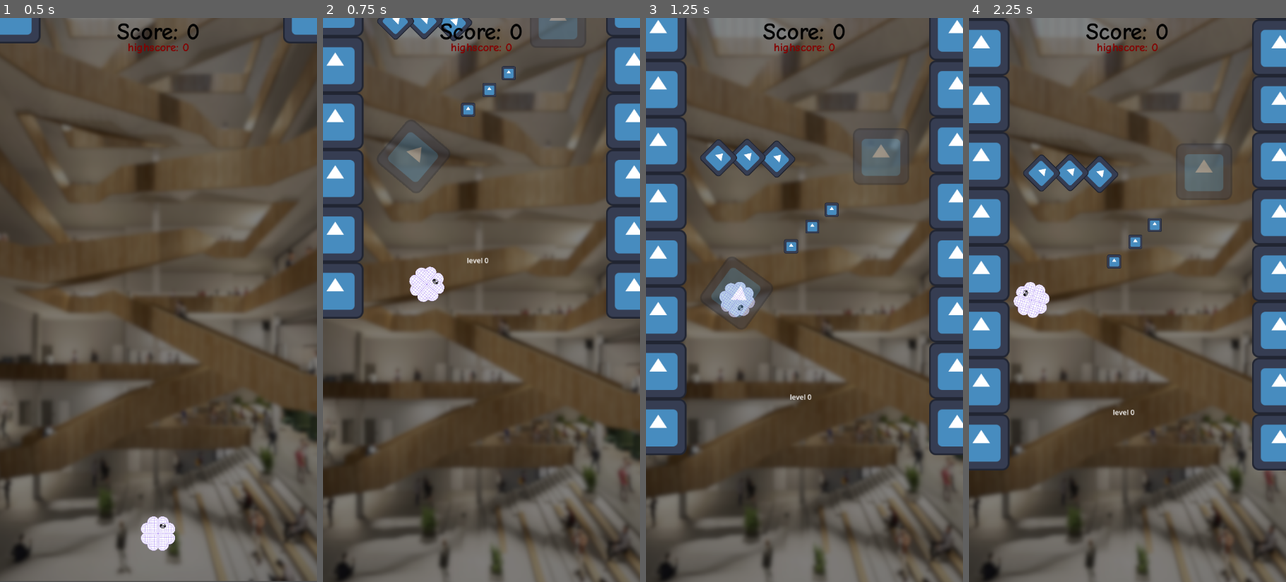
Above: before the commit, frames 1-4 (left to right).
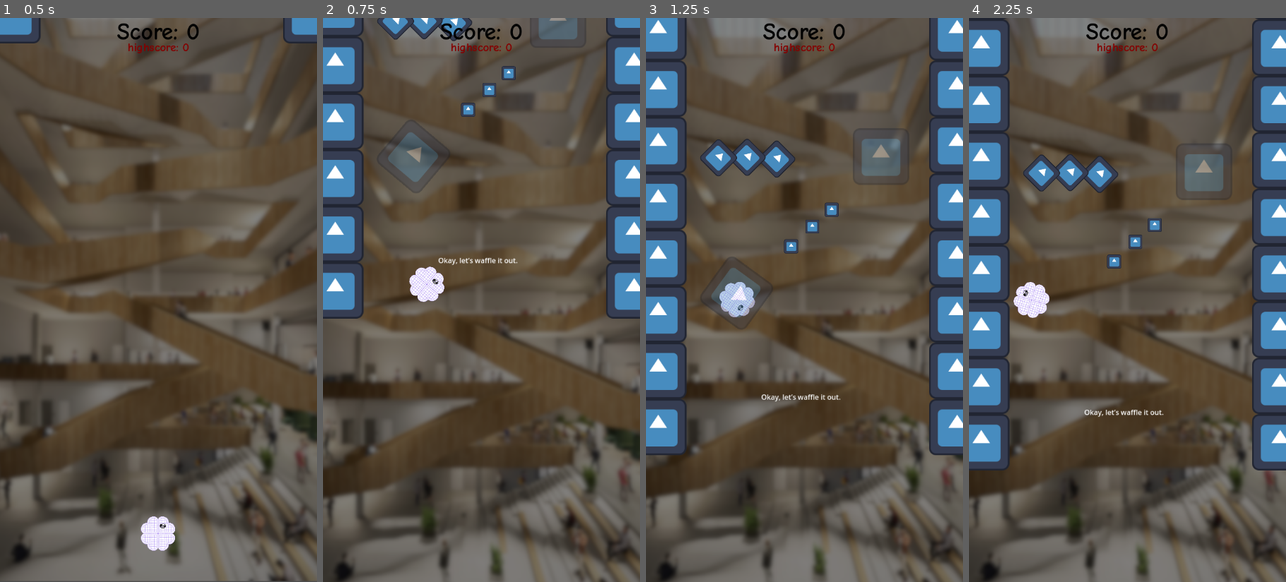
Above: after the commit, the same moments.

Repository: Slideshow776/GGJ2025
Game: Godot game, scene res://scenes/game.tscn
The game is run twice, just before and just after one commit, with the same random seed, the same clock (stepped at 60 frames per second) and the same inputs. The engine's default icon, where the game draws it, is replaced by a stand-in: a white triangle on a blue panel in a dark square.
Inputs (mouse positions are in pixels of both pictures, inside the frame that each line leads up to):
- Up to frame 1 (0.5 s): no input
- Up to frame 2 (0.75 s): tap Enter at 0.5 s; move the mouse to (551, 271) at 0.52 s; click (551, 271) at 0.67 s
- Up to frame 3 (1.25 s): no input
- Up to frame 4 (2.25 s): move the mouse to (1064, 328) at 1.27 s; click (1064, 328) at 1.42 s; move the mouse to (1159, 175) at 2.02 s; click (1159, 175) at 2.17 s

Frame 1 is identical in both runs. In frame 2, 0.2% of the frame differs, in the area x 36-62%, y 42-44%; in frame 3, 0.1%; in frame 4, 0.2%.

Commit message:
added waffle puns

Diff:
--- a/scenes/levels/level_0.tscn
+++ b/scenes/levels/level_0.tscn
@@ -21,8 +21,7 @@
 offset_right = 349.0
 offset_bottom = 1159.0
 grow_horizontal = 2
-text = "level 0
-"
+text = "Okay, let’s waffle it out."
 metadata/_edit_use_anchors_ = true
 
 [node name="Entities" type="Node" parent="."]
--- a/scenes/levels/level_1.tscn
+++ b/scenes/levels/level_1.tscn
@@ -25,8 +25,7 @@
 offset_right = 357.0
 offset_bottom = 1159.0
 grow_horizontal = 2
-text = "level 1
-"
+text = "Hey, I’m warning you, I’m not waffling around!"
 metadata/_edit_use_anchors_ = true
 
 [node name="Entities" type="Node" parent="."]
--- a/scenes/levels/level_2.tscn
+++ b/scenes/levels/level_2.tscn
@@ -24,8 +24,7 @@
 offset_right = 333.0
 offset_bottom = 1159.0
 grow_horizontal = 2
-text = "level 2
-"
+text = "Wake, waffle, repeat!"
 metadata/_edit_use_anchors_ = true
 
 [node name="Entities" type="Node" parent="."]
--- a/scripts/game.gd
+++ b/scripts/game.gd
@@ -80,7 +80,6 @@
 			_move_player()
 	elif event is InputEventKey: # detect keyboard events
 		if event.pressed:
-			print("A key was pressed!")
 			_move_player()
 
 
